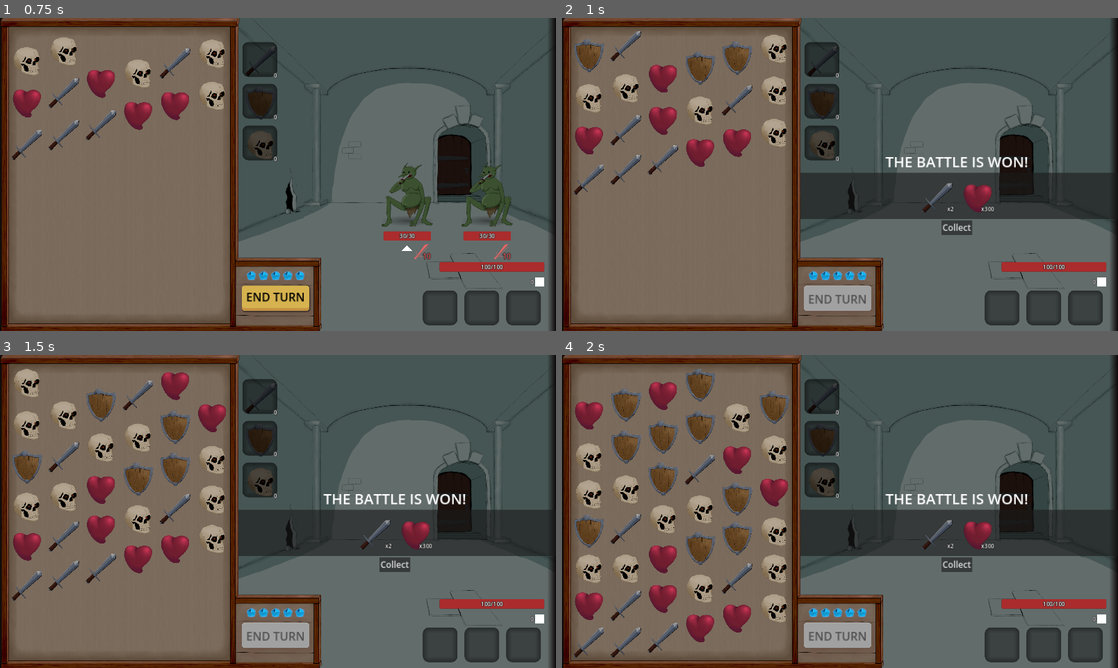
Above: before the commit, frames 1-4 (two rows, left to right).
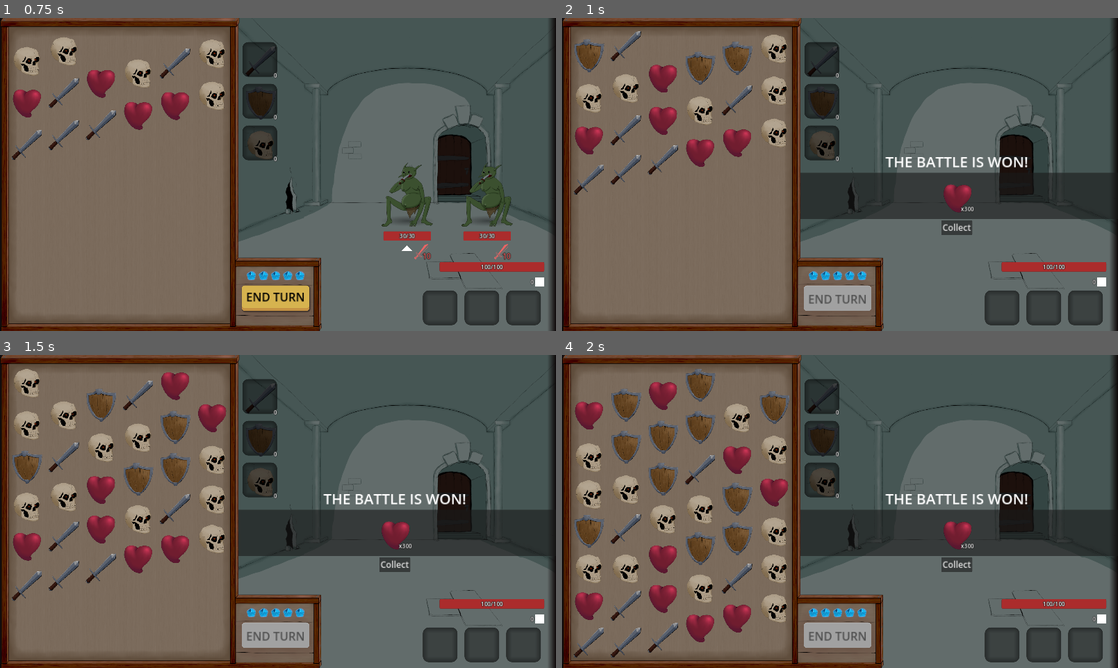
Above: after the commit, the same moments.

Repository: WcOnR/your-mom-is-the-dungeon-lord
Game: Godot game, scene res://game_objects/rooms/world.tscn
The game is run twice, just before and just after one commit, with the same random seed, the same clock (stepped at 60 frames per second) and the same inputs. The engine's default icon, where the game draws it, is replaced by a stand-in: a white triangle on a blue panel in a dark square.
Inputs (mouse positions are in pixels of both pictures, inside the frame that each line leads up to):
- Up to frame 1 (0.75 s): move the mouse to (400, 158) at 0.52 s; press the mouse at (400, 158) at 0.53 s; hold W from 0.53 s (still down)
- Up to frame 2 (1 s): keep holding W
- Up to frame 3 (1.5 s): move the mouse to (166, 527) at 1.27 s; release W at 1.28 s; release the mouse at (166, 527) at 1.28 s; click (166, 527) at 1.35 s
- Up to frame 4 (2 s): no input

Frame 1 is identical in both runs. In frame 2, 0.7% of the frame differs, in the area x 64-78%, y 52-63%; in frame 3, 0.7%; in frame 4, 0.7%.

Commit message:
Added consumabl actions and bug fixing

Diff:
--- a/behaviors/debug_log.gd
+++ b/behaviors/debug_log.gd
@@ -5,11 +5,7 @@
 	print("[on_ready] ", args[0])
 	return false
 
+
 func on_process(args : Array[Variant]) -> bool:
 	print("[on_process] ", args[0])
 	return false
-
-
-func on_drop(args : Array[Variant]) -> bool:
-	print("[on_drop] ", args)
-	return false
--- /dev/null
+++ b/behaviors/gem_type_cons.gd
@@ -0,0 +1,25 @@
+class_name GemTypeCons extends Node
+
+
+func on_move(args : Array[Variant]) -> bool:
+	var field := args[0] as Field
+	var id := args[1] as Vector2i
+	field.highlight_cells(_get_gem_by_type(field, id))
+	return false
+
+
+func on_drop(args : Array[Variant]) -> bool:
+	var field := args[0] as Field
+	var id := args[1] as Vector2i
+	field.collapse_ids(_get_gem_by_type(field, id))
+	return false
+
+
+func _get_gem_by_type(field : Field, id : Vector2i) -> Array[Vector2i]:
+	var map := field.grid.get_map()
+	var gem_type := map.get(id).get_gem_type() as GemType
+	var highlight : Array[Vector2i] = []
+	for key in map.keys():
+		if map[key].get_gem_type() == gem_type:
+			highlight.append(key as Vector2i)
+	return highlight
--- /dev/null
+++ b/behaviors/h_line_cons.gd
@@ -0,0 +1,23 @@
+class_name HLineCons extends Node
+
+
+func on_move(args : Array[Variant]) -> bool:
+	var field := args[0] as Field
+	var id := args[1] as Vector2i
+	field.highlight_cells(_get_h_line(field, id))
+	return false
+
+
+func on_drop(args : Array[Variant]) -> bool:
+	var field := args[0] as Field
+	var id := args[1] as Vector2i
+	field.collapse_ids(_get_h_line(field, id))
+	return false
+
+
+func _get_h_line(field : Field, id : Vector2i) -> Array[Vector2i]:
+	var size_x := field.grid.get_size().x
+	var highlight : Array[Vector2i] = []
+	for i in size_x:
+		highlight.append(Vector2i(i, id.y))
+	return highlight
--- /dev/null
+++ b/behaviors/v_line_cons.gd
@@ -0,0 +1,23 @@
+class_name VLineCons extends Node
+
+
+func on_move(args : Array[Variant]) -> bool:
+	var field := args[0] as Field
+	var id := args[1] as Vector2i
+	field.highlight_cells(_get_v_line(field, id))
+	return false
+
+
+func on_drop(args : Array[Variant]) -> bool:
+	var field := args[0] as Field
+	var id := args[1] as Vector2i
+	field.collapse_ids(_get_v_line(field, id))
+	return false
+
+
+func _get_v_line(field : Field, id : Vector2i) -> Array[Vector2i]:
+	var size_y := field.grid.get_size().y
+	var highlight : Array[Vector2i] = []
+	for i in size_y:
+		highlight.append(Vector2i(id.x, i))
+	return highlight
--- a/game_objects/field/field.gd
+++ b/game_objects/field/field.gd
@@ -16,8 +16,10 @@
 
 const DAMAGE_MULTIPLIER := 10
 const ON_DROP : StringName = "on_drop"
+const ON_MOVE : StringName = "on_move"
 
 signal gem_collapsed
+signal action_clicked
 
 
 func _ready() -> void:
@@ -48,6 +50,20 @@
 func start_drag(follower : MouseFollower) -> void:
 	follower.dropped.connect(_on_consumable_drop)
 	follower.position_updated.connect(_on_consumable_pos_updated)
+
+
+func highlight_cells(cells : Array[Vector2i]) -> void:
+	tile_map_h.clear()
+	for cell_id in cells:
+		tile_map_h.set_cell(cell_id, 0, Vector2i.ZERO)
+
+
+func collapse_ids(to_remove : Array[Vector2i]) -> void:
+	var gems : Array[Gem] = []
+	var map := grid.get_map()
+	for cell_id in to_remove:
+		gems.append(map.get(cell_id) as Gem)
+	_collapse_gems(gems)
 
 
 func _process(_delta: float) -> void:
@@ -92,13 +108,24 @@
 		return
 	var to_remove : Array[Gem] = _get_all_near_gems(cell_id)
 	if to_remove.size() >= min_gem:
-		var gem_type := to_remove[0]._gem_type
-		for gem in to_remove:
-			_delete_gem(gem)
+		_collapse_gems(to_remove)
+		action_clicked.emit()
+
+
+func _collapse_gems(to_remove : Array[Gem]) -> void:
+	var types = {}
+	for gem in to_remove:
+		var gem_type := gem.get_gem_type()
+		if gem_type in types:
+			types[gem_type] += 1
+		else:
+			types[gem_type] = 1
+		_delete_gem(gem)
+	for gem_type in types.keys():
 		if gem_type.actions:
-			var val := _mult_func(to_remove.size())
+			var val := _mult_func(types[gem_type])
 			gem_type.actions.run_event(ActionList.ON_ACTION, [val, _player, _line_holder])
-		gem_collapsed.emit()
+	gem_collapsed.emit()
 
 
 func _mult_func(count : int) -> int:
@@ -156,9 +183,11 @@
 
 func _on_consumable_pos_updated(_position: Vector2, _data : Variant) -> void:
 	var cell_id := grid.get_cell_id(_position - global_position)
-	tile_map_h.clear()
 	if is_valid_cell_id(cell_id):
-		tile_map_h.set_cell(cell_id, 0, Vector2i.ZERO)
+		var item_preset := _data as ItemPreset
+		item_preset.action.run(ON_MOVE, [self, cell_id])
+	else:
+		tile_map_h.clear()
 
 
 func _on_consumable_drop(_position: Vector2, _data : Variant) -> void:
--- a/game_objects/game_mode/battle_game_mode.gd
+++ b/game_objects/game_mode/battle_game_mode.gd
@@ -50,7 +50,7 @@
 	_line_holder.spawn_enemies(preset)
 	_line_holder.all_enemy_all_dead.connect(_on_win)
 	_health_comp.death.connect(_on_lost)
-	_field.gem_collapsed.connect(_next_turn)
+	_field.action_clicked.connect(_next_turn)
 	_start_round()
 
 
--- a/game_objects/game_settings.tres
+++ b/game_objects/game_settings.tres
@@ -22,7 +22,7 @@
 equip_presets = Array[ExtResource("1_fyd36")]([ExtResource("6_fc5gs"), ExtResource("7_ij7yx"), ExtResource("8_4ovgx"), ExtResource("9_gmmw3"), ExtResource("10_g3qfk"), ExtResource("11_r5m1s"), ExtResource("12_13i3h"), ExtResource("13_4xokm")])
 consumabl_presets = Array[ExtResource("1_fyd36")]([ExtResource("3_0ogax"), ExtResource("4_8rfid"), ExtResource("5_qu04f")])
 booster_presets = Array[ExtResource("1_fyd36")]([ExtResource("2_4dom5")])
-consumabl_prob = 1.0
-extra_consumabl_prob = 0.5
+consumabl_prob = 0.6
+extra_consumabl_prob = 0.2
 max_consumabl_reward = 3
-consumabl_prob_weight = Array[int]([5, 3, 1])
+consumabl_prob_weight = Array[int]([2, 2, 1])
--- a/game_objects/items/consumabl_item_1.tres
+++ b/game_objects/items/consumabl_item_1.tres
@@ -1,13 +1,13 @@
 [gd_resource type="Resource" script_class="ItemPreset" load_steps=6 format=3 uid="uid://c4o1anlio860k"]
 
-[ext_resource type="Script" path="res://behaviors/debug_log.gd" id="1_afjft"]
+[ext_resource type="Script" path="res://behaviors/v_line_cons.gd" id="1_afw3i"]
 [ext_resource type="Script" path="res://game_objects/items/item_preset.gd" id="1_dhljs"]
 [ext_resource type="Script" path="res://game_systems/action.gd" id="2_36f8u"]
 [ext_resource type="Texture2D" uid="uid://gkbl8opd23yh" path="res://game_objects/gems/sword.tres" id="2_o7av2"]
 
 [sub_resource type="Resource" id="Resource_qjvjf"]
 script = ExtResource("2_36f8u")
-behavior = ExtResource("1_afjft")
+behavior = ExtResource("1_afw3i")
 args = []
 
 [resource]
--- a/game_objects/items/consumabl_item_2.tres
+++ b/game_objects/items/consumabl_item_2.tres
@@ -1,13 +1,13 @@
 [gd_resource type="Resource" script_class="ItemPreset" load_steps=6 format=3 uid="uid://cgf7nuvx856d5"]
 
 [ext_resource type="Script" path="res://game_objects/items/item_preset.gd" id="1_inoiv"]
-[ext_resource type="Script" path="res://behaviors/debug_log.gd" id="1_obpg4"]
+[ext_resource type="Script" path="res://behaviors/h_line_cons.gd" id="1_j6mhi"]
 [ext_resource type="Texture2D" uid="uid://c4yjpdvtn474w" path="res://game_objects/gems/shield.tres" id="2_62obr"]
 [ext_resource type="Script" path="res://game_systems/action.gd" id="2_u7px7"]
 
 [sub_resource type="Resource" id="Resource_v6efb"]
 script = ExtResource("2_u7px7")
-behavior = ExtResource("1_obpg4")
+behavior = ExtResource("1_j6mhi")
 args = []
 
 [resource]
--- a/game_objects/items/consumabl_item_3.tres
+++ b/game_objects/items/consumabl_item_3.tres
@@ -1,13 +1,13 @@
 [gd_resource type="Resource" script_class="ItemPreset" load_steps=6 format=3 uid="uid://4gow4p87dlkh"]
 
-[ext_resource type="Script" path="res://behaviors/debug_log.gd" id="1_cwq3n"]
+[ext_resource type="Script" path="res://behaviors/gem_type_cons.gd" id="1_ep2fs"]
 [ext_resource type="Script" path="res://game_objects/items/item_preset.gd" id="1_jeh05"]
 [ext_resource type="Texture2D" uid="uid://bc2wjavxjv0x3" path="res://game_objects/gems/skull.tres" id="2_3s1uu"]
 [ext_resource type="Script" path="res://game_systems/action.gd" id="2_lae6x"]
 
 [sub_resource type="Resource" id="Resource_3obb2"]
 script = ExtResource("2_lae6x")
-behavior = ExtResource("1_cwq3n")
+behavior = ExtResource("1_ep2fs")
 args = []
 
 [resource]
--- a/game_objects/rooms/world.gd
+++ b/game_objects/rooms/world.gd
@@ -2,8 +2,14 @@
 
 
 @export var preset : ProgressionPreset = null
+@export var game_autoload : PackedScene = null
 
 
 func _ready() -> void:
 	await get_tree().process_frame
 	SceneLoaderSystem.start_game(self, preset)
+
+
+func load_game_autoload() -> void:
+	var node := game_autoload.instantiate()
+	add_child(node)
--- a/game_objects/rooms/world.tscn
+++ b/game_objects/rooms/world.tscn
@@ -1,17 +1,10 @@
-[gd_scene load_steps=5 format=3 uid="uid://c8hqsq106wcho"]
+[gd_scene load_steps=4 format=3 uid="uid://c8hqsq106wcho"]
 
 [ext_resource type="Script" path="res://game_objects/rooms/world.gd" id="1_ngkjm"]
 [ext_resource type="Resource" uid="uid://b4df8mtemc2vj" path="res://game_objects/rooms/normal_progression.tres" id="2_3u4ur"]
-[ext_resource type="PackedScene" uid="uid://ci26slyckun7b" path="res://game_objects/player/player.tscn" id="3_ki5p2"]
-[ext_resource type="PackedScene" uid="uid://cytmwf2jvje6p" path="res://ui/hint_layer/hint_layer.tscn" id="4_5qb1q"]
+[ext_resource type="PackedScene" uid="uid://dgplpiie3wm0u" path="res://game_systems/game_autoload.tscn" id="3_5d151"]
 
 [node name="World" type="Node2D"]
 script = ExtResource("1_ngkjm")
 preset = ExtResource("2_3u4ur")
-
-[node name="Player" parent="." instance=ExtResource("3_ki5p2")]
-
-[node name="CanvasLayer" type="CanvasLayer" parent="."]
-layer = 2
-
-[node name="HintLayer" parent="CanvasLayer" instance=ExtResource("4_5qb1q")]
+game_autoload = ExtResource("3_5d151")
--- /dev/null
+++ b/game_systems/game_autoload.tscn
@@ -0,0 +1,13 @@
+[gd_scene load_steps=3 format=3 uid="uid://dgplpiie3wm0u"]
+
+[ext_resource type="PackedScene" uid="uid://ci26slyckun7b" path="res://game_objects/player/player.tscn" id="1_jtiuw"]
+[ext_resource type="PackedScene" uid="uid://cytmwf2jvje6p" path="res://ui/hint_layer/hint_layer.tscn" id="2_7kc6i"]
+
+[node name="GameAutoload" type="Node2D"]
+
+[node name="Player" parent="." instance=ExtResource("1_jtiuw")]
+
+[node name="CanvasLayer" type="CanvasLayer" parent="."]
+layer = 2
+
+[node name="HintLayer" parent="CanvasLayer" instance=ExtResource("2_7kc6i")]
--- a/game_systems/scene_loader.gd
+++ b/game_systems/scene_loader.gd
@@ -6,6 +6,7 @@
 
 func start_game(world : Node2D, preset : ProgressionPreset) -> void:
 	_world = world
+	_world.load_game_autoload()
 	_preset = preset.duplicate()
 	for r in _preset.rooms:
 		r.on_room_reset()
--- a/system/settings_holder.gd
+++ b/system/settings_holder.gd
@@ -1,3 +1,3 @@
 class_name SettingHolder extends Node
 
-@onready var settings := preload("res://game_objects/game_settings.tres")
+@onready var settings : GameSettings = preload("res://game_objects/game_settings.tres")
--- a/ui/hint_layer/hint_layer.tscn
+++ b/ui/hint_layer/hint_layer.tscn
@@ -15,6 +15,7 @@
 
 [node name="Hint" type="MarginContainer" parent="."]
 unique_name_in_owner = true
+visible = false
 layout_mode = 0
 offset_right = 820.0
 offset_bottom = 328.0
